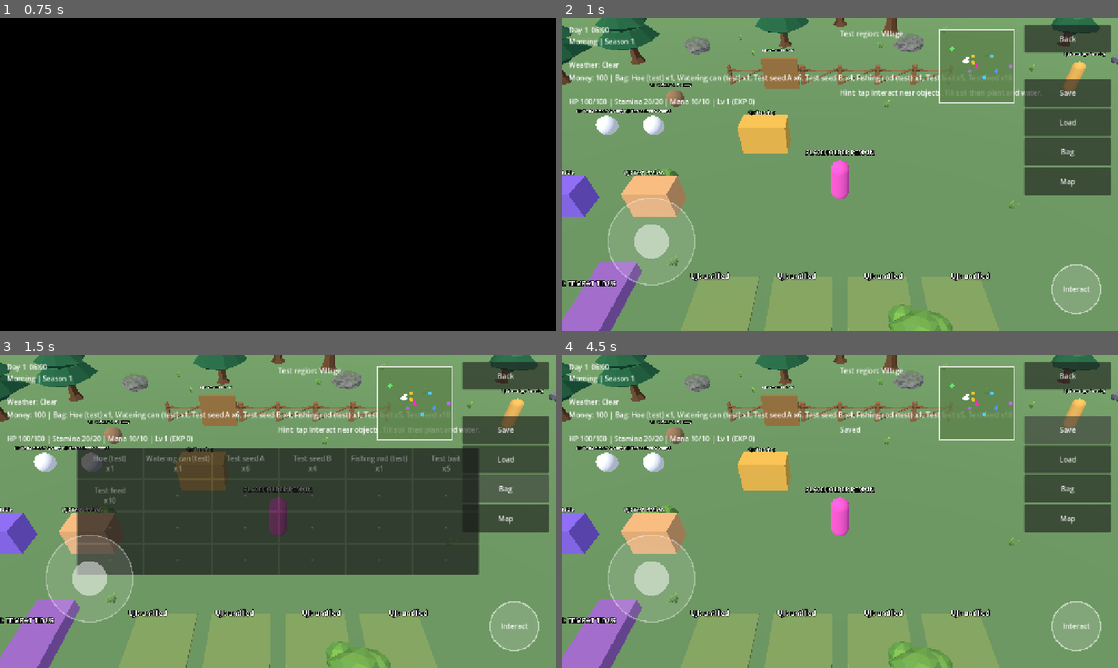
Above: before the commit, frames 1-4 (two rows, left to right).
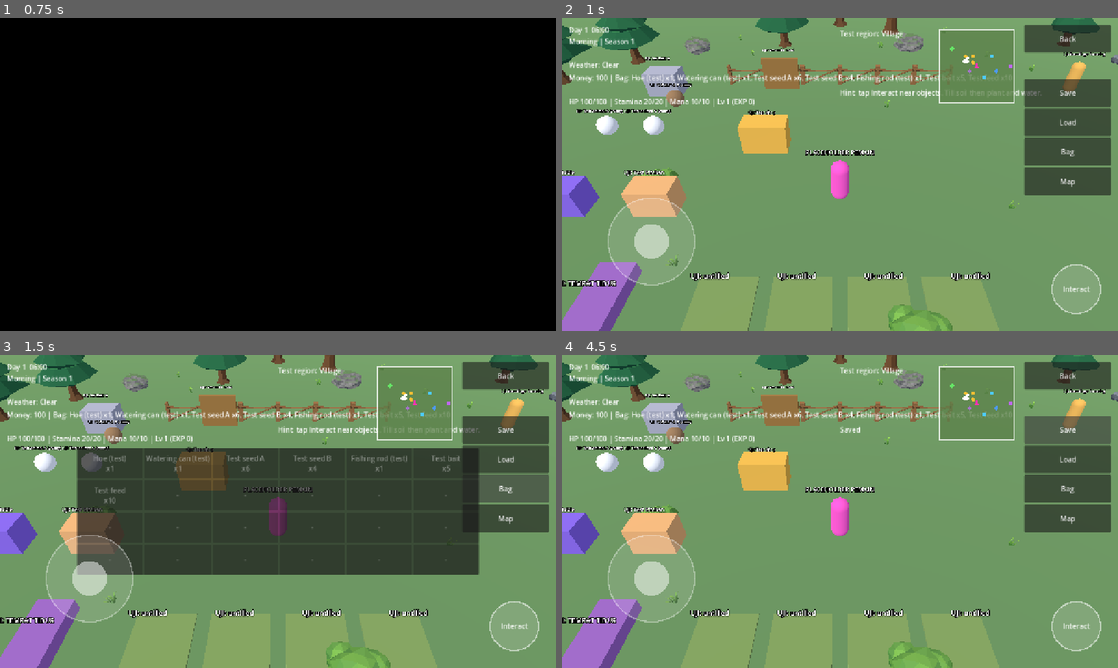
Above: after the commit, the same moments.

Repository: hadydaw/FARMING-ADVENTURE-NUSANTARA
Game: Godot game, scene res://game/boot/boot.tscn
Same seed, same stepped clock (60 frames per second), same inputs: the game is played once before the commit and once after it.
Inputs:
- Up to frame 1 (0.75 s): click "Start (test starter world)" at 0.5 s
- Up to frame 2 (1 s): no input
- Up to frame 3 (1.5 s): click "Bag" at 1.25 s
- Up to frame 4 (4.5 s): click "Map" at 2 s; click "Back" at 2.75 s; click "Start (test starter world)" at 3.5 s; click "Save" at 4.25 s

Frame 1 is identical in both runs. In frame 2, 0.6% of the frame differs, in the area x 14-73%, y 11-26%; in frame 3, 0.6%; in frame 4, 0.6%.

Commit message:
Upgrade tas dan meter maksimum (data sementara)
Co-Authored-By: Claude Sonnet 5.5 <noreply@anthropic.com>
Claude-Session: https://claude.ai/code/session_011Entza5SoCyMwr8kuup11f

Diff:
--- a/game/core/data_registry.gd
+++ b/game/core/data_registry.gd
@@ -29,6 +29,8 @@
 	"dungeons": "res://game/data/dungeons.json",
 	"achievements": "res://game/data/achievements.json",
 	"festivals": "res://game/data/festivals.json",
+	"upgrades": "res://game/data/upgrades.json",
+	"upgrade_config": "res://game/data/upgrade_config.json",
 	"regions": "res://game/data/regions.json",
 	"region_links": "res://game/data/region_links.json",
 	"economy_config": "res://game/data/economy_config.json",
--- a/game/data/interaction_types.json
+++ b/game/data/interaction_types.json
@@ -82,5 +82,11 @@
 		"prompt_key": "FARM_ACT_DUNGEON",
 		"max_distance": 2.6,
 		"min_facing_dot": 0.0
+	},
+	{
+		"id": "upgrade",
+		"prompt_key": "FARM_ACT_UPGRADE",
+		"max_distance": 2.4,
+		"min_facing_dot": 0.0
 	}
 ]
--- /dev/null
+++ b/game/data/upgrade_config.json
@@ -0,0 +1,9 @@
+[
+	{
+		"id": "default",
+		"provisional": true,
+		"x": -9.0,
+		"z": -8.0,
+		"name_key": "UPGRADE_SITE"
+	}
+]
--- /dev/null
+++ b/game/data/upgrades.json
@@ -0,0 +1,72 @@
+[
+	{
+		"id": "up_bag_1",
+		"provisional": true,
+		"name_key": "UP_BAG_1",
+		"cost": 100,
+		"materials": [
+			{
+				"item": "material_stone_test",
+				"count": 2
+			}
+		],
+		"requires": "",
+		"effect": {
+			"kind": "bag_slots",
+			"amount": 6
+		}
+	},
+	{
+		"id": "up_bag_2",
+		"provisional": true,
+		"name_key": "UP_BAG_2",
+		"cost": 250,
+		"materials": [
+			{
+				"item": "material_stone_test",
+				"count": 5
+			}
+		],
+		"requires": "up_bag_1",
+		"effect": {
+			"kind": "bag_slots",
+			"amount": 6
+		}
+	},
+	{
+		"id": "up_stamina_1",
+		"provisional": true,
+		"name_key": "UP_STAMINA_1",
+		"cost": 150,
+		"materials": [
+			{
+				"item": "herb_test",
+				"count": 3
+			}
+		],
+		"requires": "",
+		"effect": {
+			"kind": "max_meter",
+			"meter": "stamina",
+			"amount": 10
+		}
+	},
+	{
+		"id": "up_health_1",
+		"provisional": true,
+		"name_key": "UP_HEALTH_1",
+		"cost": 150,
+		"materials": [
+			{
+				"item": "drop_test_hide",
+				"count": 2
+			}
+		],
+		"requires": "",
+		"effect": {
+			"kind": "max_meter",
+			"meter": "health",
+			"amount": 20
+		}
+	}
+]
--- a/game/farming/farming_session.gd
+++ b/game/farming/farming_session.gd
@@ -30,6 +30,8 @@
 var dungeon: DungeonState
 var achievements: AchievementState
 var festivals: FestivalCalendar
+var upgrades: UpgradeState
+var _base_slots := 0
 var recipes: Array = []
 var stations: Array = []
 var shops: Dictionary = {}
@@ -52,6 +54,7 @@
 	dungeon = DungeonState.new(extras.get("dungeons", []), extras.get("monsters", []))
 	achievements = AchievementState.new(extras.get("achievements", []))
 	festivals = FestivalCalendar.new(extras.get("festivals", []))
+	upgrades = UpgradeState.new(extras.get("upgrades", []))
 	recipes = extras.get("recipes", [])
 	stations = extras.get("stations", [])
 	for sh in extras.get("shops", []):
@@ -69,7 +72,8 @@
 		item_defs[str(it["id"])] = it
 	for c in crops:
 		crop_defs[str(c["id"])] = c
-	inventory = Inventory.new(int(config["inventory_slots"]), Callable(self, "_stack_max"))
+	_base_slots = int(config["inventory_slots"])
+	inventory = Inventory.new(_base_slots, Callable(self, "_stack_max"))
 	grid = FarmGrid.new(plot_ids, crop_defs)
 	_config = config
 	clock.day_changed.connect(_on_day_changed)
@@ -93,6 +97,8 @@
 	dungeon.reset()
 	achievements.reset()
 	festivals.reset()
+	upgrades.reset()
+	_apply_upgrades()
 	for id in vitality.ids():
 		vitality.restore_full(id)
 	inventory.clear()
@@ -151,11 +157,37 @@
 
 
 func to_dict() -> Dictionary:
-	return {"v": SAVE_VERSION, "world_seed": world_seed, "vital …(277 unchanged characters)… t(), "festivals": festivals.to_dict(), "inventory": inventory.to_dict(), "grid": grid.to_dict()}
-
-
-## Semua-atau-tidak: bila salah satu bagian tidak valid, status tidak berubah.
+	return {"v": SAVE_VERSION, "world_seed": world_seed, "vital …(277 unchanged characters)… t(), "festivals": festivals.to_dict(), "upgrades": upgrades.to_dict(), "inventory": inventory.to_dict(), "grid": grid.to_dict()}
+
+
+## Terapkan efek upgrade (slot tas, meter maksimum) dari himpunan upgrade yang dimiliki.
+func _apply_upgrades() -> void:
+	inventory.set_slot_count(_base_slots + upgrades.bonus_slots())
+	for id in vitality.ids():
+		vitality.set_max_bonus(str(id), upgrades.meter_bonus(str(id)))
+
+
+## Semua-atau-tidak, termasuk upgrade (ukuran tas/meter bergantung padanya, jadi diterapkan dulu).
 func from_dict(data: Dictionary) -> bool:
+	if typeof(data.get("upgrades", {})) != TYPE_DICTIONARY:
+		return false
+	var backup := to_dict()
+	if data.has("upgrades"):
+		if not upgrades.from_dict(data["upgrades"]):
+			return false
+	else:
+		upgrades.reset()
+	_apply_upgrades()
+	if _from_dict_core(data):
+		return true
+	upgrades.from_dict(backup["upgrades"])
+	_apply_upgrades()
+	inventory.from_dict(backup["inventory"])
+	vitality.from_dict(backup["vitality"])
+	return false
+
+
+func _from_dict_core(data: Dictionary) -> bool:
 	if int(data.get("v", -1)) != SAVE_VERSION:
 		return false
 	if typeof(data.get("inventory", null)) != TYPE_DICTIONARY or typeof(data.get("grid", null)) != TYPE_DICTIONARY:
@@ -317,6 +349,13 @@
 	return achievements.evaluate(stats())
 
 
+func upgrade_buy(id: String) -> Dictionary:
+	var r := upgrades.buy(id, inventory, economy)
+	if bool(r["ok"]):
+		_apply_upgrades()
+	return r
+
+
 func dungeon_start(id: String) -> Dictionary:
 	return dungeon.start(id, _clock.day_index(), world_seed)
 
--- a/game/farming/inventory.gd
+++ b/game/farming/inventory.gd
@@ -18,6 +18,17 @@
 	_stack_max = stack_max_lookup
 	for i in slots:
 		_slots.append({})
+
+
+## Ubah jumlah slot (upgrade tas). Menambah slot kosong atau memotong dari belakang;
+## pemanggil memastikan tidak ada item di slot terpotong (atau memulihkannya sendiri).
+func set_slot_count(n: int) -> void:
+	n = maxi(n, 0)
+	while _slots.size() < n:
+		_slots.append({})
+	while _slots.size() > n:
+		_slots.pop_back()
+	slot_count = n
 
 
 func slots() -> Array:
--- a/game/i18n/translations.csv
+++ b/game/i18n/translations.csv
@@ -318,3 +318,18 @@
 MENU_SLOT_AUTO,simpan otomatis,autosave
 MENU_SLOT_MANUAL,simpan manual,manual save
 AUTOSAVE_OK,Tersimpan otomatis,Autosaved
+FARM_ACT_UPGRADE,Pembangunan,Build
+UPGRADE_SITE,Tukang Uji,Test Builder
+UP_BAG_1,Tas Lebih Besar I (+6 slot),Bigger Bag I (+6 slots)
+UP_BAG_2,Tas Lebih Besar II (+6 slot),Bigger Bag II (+6 slots)
+UP_STAMINA_1,Stamina Maks +10,Max Stamina +10
+UP_HEALTH_1,HP Maks +20,Max HP +20
+UPGRADE_OWNED,Dimiliki,Owned
+UPGRADE_BUY,Beli,Buy
+UPGRADE_LOCKED,Butuh upgrade sebelumnya,Needs earlier upgrade
+UPGRADE_DONE,Upgrade selesai,Upgrade complete
+UPGRADE_NO_NO_MONEY,Uang kurang,Not enough money
+UPGRADE_NO_NO_MATERIAL,Bahan kurang,Missing materials
+UPGRADE_NO_OWNED,Sudah dimiliki,Already owned
+UPGRADE_NO_LOCKED,Butuh upgrade sebelumnya,Needs earlier upgrade
+UPGRADE_NO_UNKNOWN,Upgrade tidak dikenal,Unknown upgrade
--- a/game/survival/vitality.gd
+++ b/game/survival/vitality.gd
@@ -9,6 +9,7 @@
 const SAVE_VERSION := 1
 
 var _max: Dictionary = {}
+var _base_max: Dictionary = {}
 var _value: Dictionary = {}
 
 
@@ -16,7 +17,16 @@
 	for r in meter_rows:
 		var id := str(r["id"])
 		_max[id] = int(r["max"])
+		_base_max[id] = int(r["max"])
 		_value[id] = clampi(int(r["start"]), 0, int(r["max"]))
+
+
+## Maksimum = dasar + bonus (upgrade); nilai sekarang dipangkas bila melebihi maksimum baru.
+func set_max_bonus(id: String, bonus: int) -> void:
+	if not _base_max.has(id):
+		return
+	_max[id] = int(_base_max[id]) + maxi(bonus, 0)
+	_value[id] = mini(int(_value[id]), int(_max[id]))
 
 
 func has_meter(id: String) -> bool:
--- /dev/null
+++ b/game/upgrades/upgrade_state.gd
@@ -0,0 +1,102 @@
+class_name UpgradeState
+extends RefCounted
+## Upgrade permanen (D-027 rumah/lahan, SEMENTARA): tambah slot tas, naikkan meter maksimum.
+## Dibeli dengan uang + bahan (semua-atau-tidak). Efek dihitung dari himpunan upgrade yang dimiliki,
+## sehingga simpan/muat hanya menyimpan daftar id (efek diterapkan ulang oleh FarmingSession).
+## Belum: petak lahan baru / perluasan rumah (butuh node dunia; menunggu desain D-027).
+
+const SAVE_VERSION := 1
+
+var _rows: Dictionary = {}
+var _order: Array = []
+var _owned: Dictionary = {}
+
+
+func _init(rows: Array) -> void:
+	for r in rows:
+		_rows[str(r["id"])] = r
+		_order.append(str(r["id"]))
+
+
+func ids() -> Array:
+	return _order
+
+
+func row(id: String) -> Dictionary:
+	return _rows.get(id, {})
+
+
+func owned(id: String) -> bool:
+	return _owned.has(id)
+
+
+## "owned" | "locked" | "available" | "" (tidak dikenal)
+func status(id: String) -> String:
+	if not _rows.has(id):
+		return ""
+	if _owned.has(id):
+		return "owned"
+	var req := str(_rows[id]["requires"])
+	return "locked" if req != "" and not _owned.has(req) else "available"
+
+
+func bonus_slots() -> int:
+	var n := 0
+	for id in _owned:
+		var e: Dictionary = _rows[id]["effect"]
+		if str(e["kind"]) == "bag_slots":
+			n += int(e["amount"])
+	return n
+
+
+func meter_bonus(meter: String) -> int:
+	var n := 0
+	for id in _owned:
+		var e: Dictionary = _rows[id]["effect"]
+		if str(e["kind"]) == "max_meter" and str(e["meter"]) == meter:
+			n += int(e["amount"])
+	return n
+
+
+## Pembelian semua-atau-tidak. {ok, reason}. Efek diterapkan oleh pemanggil (FarmingSession).
+func buy(id: String, inventory: Inventory, economy: Economy) -> Dictionary:
+	var st := status(id)
+	if st == "":
+		return {"ok": false, "reason": "unknown"}
+	if st != "available":
+		return {"ok": false, "reason": st}
+	var r: Dictionary = _rows[id]
+	if economy.money < int(r["cost"]):
+		return {"ok": false, "reason": "no_money"}
+	for m in r["materials"]:
+		if not inventory.has(str(m["item"]), int(m["count"])):
+			return {"ok": false, "reason": "no_material"}
+	economy.money -= int(r["cost"])
+	for m in r["materials"]:
+		inventory.remove(str(m["item"]), int(m["count"]))
+	_owned[id] = true
+	return {"ok": true, "reason": ""}
+
+
+func reset() -> void:
+	_owned.clear()
+
+
+func to_dict() -> Dictionary:
+	return {"v": SAVE_VERSION, "owned": _owned.keys()}
+
+
+func from_dict(data: Dictionary) -> bool:
+	if int(data.get("v", -1)) != SAVE_VERSION or typeof(data.get("owned", null)) != TYPE_ARRAY:
+		return false
+	var o: Dictionary = {}
+	for id in data["owned"]:
+		if not _rows.has(str(id)):
+			return false
+		o[str(id)] = true
+	for id in o:   # syarat harus ikut dimiliki
+		var req := str(_rows[id]["requires"])
+		if req != "" and not o.has(req):
+			return false
+	_owned = o
+	return true
--- a/game/world/world_start.gd
+++ b/game/world/world_start.gd
@@ -41,6 +41,7 @@
 	_build_gather_nodes()
 	_build_monsters()
 	_build_board()
+	_build_upgrade_site()
 	_build_dungeon_entrance()
 	Events.interaction_performed.connect(_on_interacted)
 	if SaveService.pending_load_slot >= 0:
@@ -73,6 +74,8 @@
 		return ""
 	if sensor.current.has_meta("station_id"):
 		return tr("FARM_ACT_CRAFT") + ": " + tr(str(sensor.current.get_meta("label_key", "")))
+	if sensor.current.has_meta("is_upgrade"):
+		return tr("FARM_ACT_UPGRADE")
 	if sensor.current.has_meta("dungeon_id"):
 		return tr("FARM_ACT_DUNGEON")
 	if sensor.current.has_meta("is_board"):
@@ -111,6 +114,9 @@
 		return
 	if target.has_meta("station_id"):
 		_open_station(str(target.get_meta("station_id")))
+		return
+	if target.has_meta("is_upgrade"):
+		_open_upgrades()
 		return
 	if target.has_meta("dungeon_id"):
 		_open_dungeon(str(target.get_meta("dungeon_id")))
@@ -325,7 +331,7 @@
 		"economy_config": DataRegistry.get_row("economy_config", "default"), "item_prices": DataRegistry.rows("item_prices"), "shops": DataRegistry.rows("shops"),
 		"gather_nodes": DataRegistry.rows("gather_nodes"), "recipes": DataRegistry.rows("recipes"), "stations": DataRegistry.rows("crafting_stations"),
 		"monsters": DataRegistry.rows("monsters"), "monster_spawns": DataRegistry.rows("monster_spawns"), "combat_config": DataRegistry.get_row("combat_config", "default"),
-		"festivals": DataRegistry.rows("festivals"), "achievements": DataRegistry.rows("achievements"), "dungeons": DataRegistry.rows("dungeons"), "quests": DataRegistry.rows("quests"), "guild_config": DataRegistry.get_row("guild_config", "default")})
+		"upgrades": DataRegistry.rows("upgrades"), "festivals": DataRegistry.rows("festivals"), "achievements": DataRegistry.rows("achievements"), "dungeons": DataRegistry.rows("dungeons"), "quests": DataRegistry.rows("quests"), "guild_config": DataRegistry.get_row("guild_config", "default")})
 	farming.sleep.finished.connect(_on_woke_up)
 	_build_bed()
 	_build_pond()
@@ -1088,6 +1094,9 @@
 	if _open_station_id == "__board__":
 		_on_board_pressed(id)
 		return
+	if _open_station_id == "__upgrade__":
+		_on_upgrade_pressed(id)
+		return
 	if _open_station_id == "__dungeon__":
 		_on_dungeon_pressed(id)
 		return
@@ -1388,3 +1397,61 @@
 	for r in fresh:
 		lines.append(tr(str(r["name_key"])))
 	hud.show_message("\n".join(lines))
+
+
+# --- Tukang upgrade tas/meter (SEMENTARA) ---
+
+func _build_upgrade_site() -> void:
+	var cfg: Dictionary = DataRegistry.get_row("upgrade_config", "default")
+	var node := Node3D.new()
+	node.name = "UpgradeSite"
+	node.position = Vector3(float(cfg["x"]), 0.0, float(cfg["z"]))
+	var mesh := MeshInstance3D.new()
+	var box := BoxMesh.new()
+	box.size = Vector3(1.6, 1.2, 1.2)
+	mesh.mesh = box
+	mesh.position.y = 0.6
+	var mat := StandardMaterial3D.new()
+	mat.albedo_color = Color(0.6, 0.6, 0.65)
+	mesh.material_override = mat
+	node.add_child(mesh)
+	var label := Label3D.new()
+	label.text = "UJI: " + tr(str(cfg["name_key"]))
+	label.pixel_size = 0.005
+	label.position = Vector3(0, 1.8, 0)
+	label.billboard = BaseMaterial3D.BILLBOARD_ENABLED
+	node.add_child(label)
+	var it := Interactable.new()
+	it.interaction_type = "upgrade"
+	node.add_child(it)
+	it.set_meta("is_upgrade", true)
+	add_child(node)
+	_markers.append({"node": node, "kind": "shop", "region": "region_village"})
+
+
+func _open_upgrades() -> void:
+	_open_station_id = "__upgrade__"
+	GameTime.clock.pause("menu")
+	player.set_physics_process(false)
+	_refresh_upgrades()
+
+
+func _refresh_upgrades() -> void:
+	var up := farming.upgrades
+	var rows: Array = []
+	for id in up.ids():
+		var st := up.status(str(id))
+		var r := up.row(str(id))
+		var needs: Array[String] = []
+		for m in r["materials"]:
+			needs.append("%s x%d" % [tr(str(farming.item_defs[m["item"]]["name_key"])), int(m["count"])])
+		var tail := tr("UPGRADE_OWNED") if st == "owned" else (tr("UPGRADE_LOCKED") if st == "locked" else "%d + %s" % [int(r["cost"]), ", ".join(needs)])
+		rows.append({"id": str(id), "text": "%s  [%s]" % [tr(str(r["name_key"])), tail], "enabled": st == "available"})
+	hud.show_menu(tr("UPGRADE_SITE"), rows)
+	refresh_farm_visuals()
+
+
+func _on_upgrade_pressed(id: String) -> void:
+	var r := farming.upgrade_buy(id)
+	hud.show_message(tr("UPGRADE_DONE") if bool(r["ok"]) else tr("UPGRADE_NO_" + str(r["reason"]).to_upper()))
+	_refresh_upgrades()
--- /dev/null
+++ b/tests/unit/test_upgrades.gd
@@ -0,0 +1,77 @@
+extends TestCase
+
+func _session() -> FarmingSession:
+	var clock := GameClock.new(DataRegistry.get_row("time_config", "default"))
+	return FarmingSession.new(clock, DataRegistry.rows("items"), DataRegistry.rows("crops"), [], DataRegistry.get_row("farm_config", "default"), [], [], 1, DataRegistry.rows("vitality_meters"), {}, {
+		"economy_config": DataRegistry.get_row("economy_config", "default"), "item_prices": DataRegistry.rows("item_prices"),
+		"upgrades": DataRegistry.rows("upgrades")})
+
+
+func run() -> void:
+	var items := {}
+	for it in DataRegistry.rows("items"):
+		items[str(it["id"])] = true
+	var ids := {}
+	for u in DataRegistry.rows("upgrades"):
+		ids[str(u["id"])] = true
+	for u in DataRegistry.rows("upgrades"):
+		check(bool(u.get("provisional", false)) and int(u["cost"]) >= 0, "upgrade sementara valid: %s" % u["id"])
+		check(str(u["requires"]) == "" or ids.has(str(u["requires"])), "syarat ada")
+		for m in u["materials"]:
+			check(items.has(str(m["item"])), "bahan ada")
+		check(tr(str(u["name_key"])) != str(u["name_key"]), "terjemahan")
+
+	var s := _session()
+	var base_slots := s.inventory.slot_count
+	var max_stam := s.vitality.max_value("stamina")
+	check_eq(str(s.upgrade_buy("up_bag_2")["reason"]), "locked", "syarat belum dipenuhi")
+	check_eq(str(s.upgrade_buy("palsu")["reason"]), "unknown", "tak dikenal")
+	s.economy.money = 10
+	check_eq(str(s.upgrade_buy("up_bag_1")["reason"]), "no_money", "uang kurang")
+	s.economy.money = 1000
+	check_eq(str(s.upgrade_buy("up_bag_1")["reason"]), "no_material", "bahan kurang")
+	check_eq(s.economy.money, 1000, "gagal beli tidak memotong uang")
+	s.inventory.add("material_stone_test", 10)
+	check(bool(s.upgrade_buy("up_bag_1")["ok"]), "beli tas")
+	check_eq(s.inventory.slot_count, base_slots + 6, "slot bertambah")
+	check_eq(s.inventory.slots().size(), base_slots + 6, "array slot bertambah")
+	check_eq(s.economy.money, 900, "uang dikurangi")
+	check_eq(s.inventory.count("material_stone_test"), 8, "bahan dikurangi")
+	check_eq(str(s.upgrade_buy("up_bag_1")["reason"]), "owned", "tidak dobel")
+	check(bool(s.upgrade_buy("up_bag_2")["ok"]), "beli tas II setelah syarat")
+	check_eq(s.inventory.slot_count, base_slots + 12, "slot 12 tambahan")
+	# Meter
+	s.inventory.add("herb_test", 3)
+	check(bool(s.upgrade_buy("up_stamina_1")["ok"]), "beli stamina")
+	check_eq(s.vitality.max_value("stamina"), max_stam + 10, "stamina maks naik")
+	# Simpan/muat ke sesi baru (ukuran tas & meter harus cocok)
+	s.inventory.add("seed_test_a", 3)
+	var seeds_saved := s.inventory.count("seed_test_a")
+	s.vitality.change("stamina", 100)
+	var saved := s.to_dict()
+	var s2 := _session()
+	check(s2.from_dict(saved), "muat sesi baru")
+	check_eq(s2.inventory.slot_count, base_slots + 12, "ukuran tas dipulihkan")
+	check_eq(s2.vitality.max_value("stamina"), max_stam + 10, "meter maks dipulihkan")
+	check_eq(s2.vitality.value("stamina"), max_stam + 10, "nilai meter dipulihkan")
+	check_eq(s2.inventory.count("seed_test_a"), seeds_saved, "isi tas dipulihkan")
+	# Muat save tanpa upgrade ke sesi yang punya upgrade: kembali ke dasar
+	var plain := _session().to_dict()
+	check(s.from_dict(plain), "muat save tanpa upgrade")
+	check_eq(s.inventory.slot_count, base_slots, "tas kembali ke dasar")
+	check_eq(s.vitality.max_value("stamina"), max_stam, "meter kembali ke dasar")
+	# Data rusak: rollback utuh
+	var s3 := _session()
+	s3.economy.money = 1000
+	s3.inventory.add("material_stone_test", 5)
+	s3.upgrade_buy("up_bag_1")
+	var before := JSON.stringify(s3.to_dict())
+	var bad := saved.duplicate(true)
+	bad["inventory"]["slots"] = []
+	check(not s3.from_dict(bad), "save rusak ditolak")
+	check_eq(JSON.stringify(s3.to_dict()), before, "rollback utuh termasuk upgrade")
+	check_eq(s3.inventory.slot_count, base_slots + 6, "ukuran tas tetap")
+	var bad2 := saved.duplicate(true)
+	bad2["upgrades"]["owned"] = ["up_bag_2"]   # tanpa syarat
+	check(not s3.from_dict(bad2), "upgrade tanpa syarat ditolak")
+	check_eq(JSON.stringify(s3.to_dict()), before, "rollback utuh (2)")
Binary file changed: game/i18n/translations.en.translation
Binary file changed: game/i18n/translations.id.translation
Not shown, added: game/upgrades/upgrade_state.gd.uid
Not shown, added: tests/unit/test_upgrades.gd.uid
Not shown, changed: CHANGELOG.md
Not shown, changed: docs/project/PROGRESS_LOG.md
